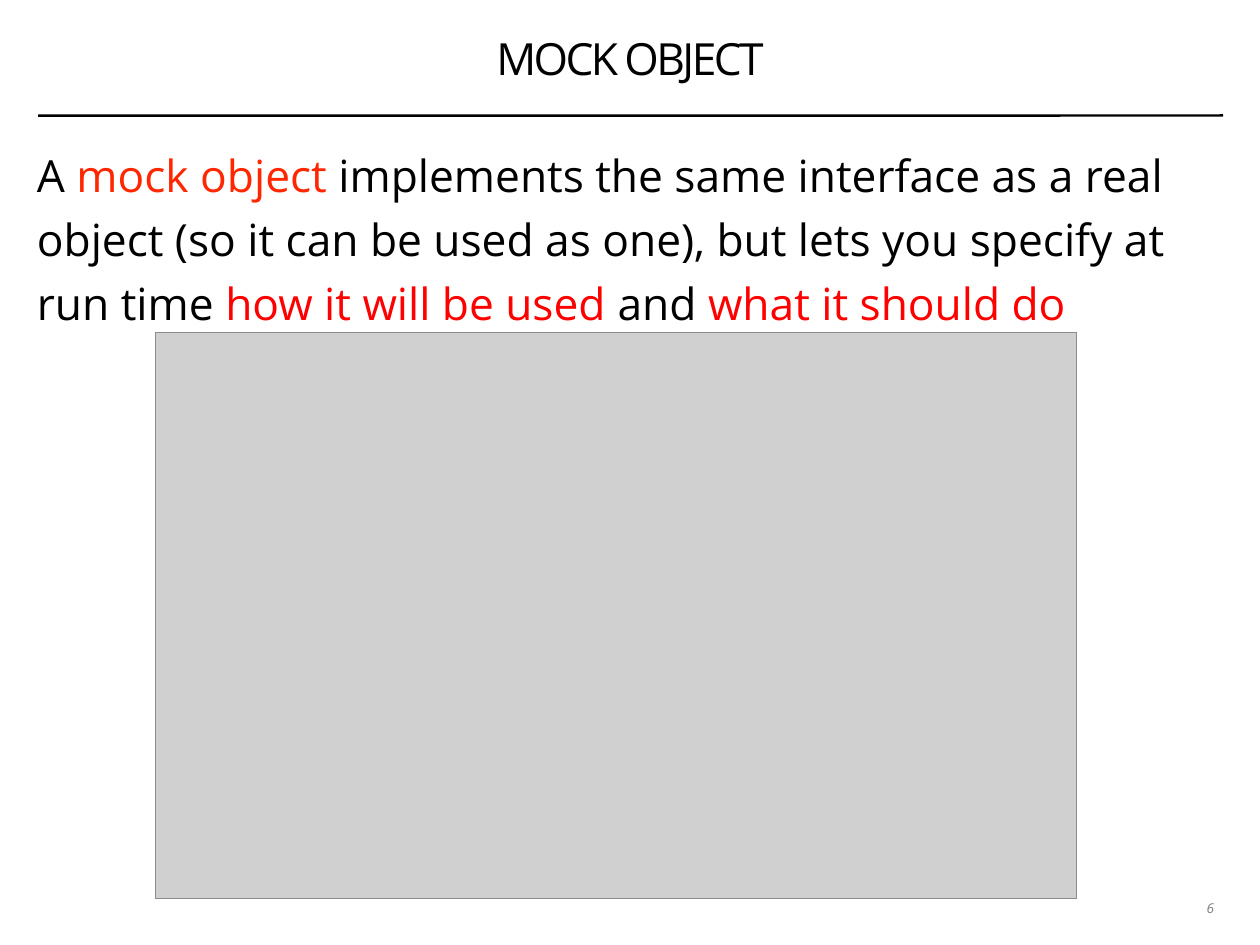
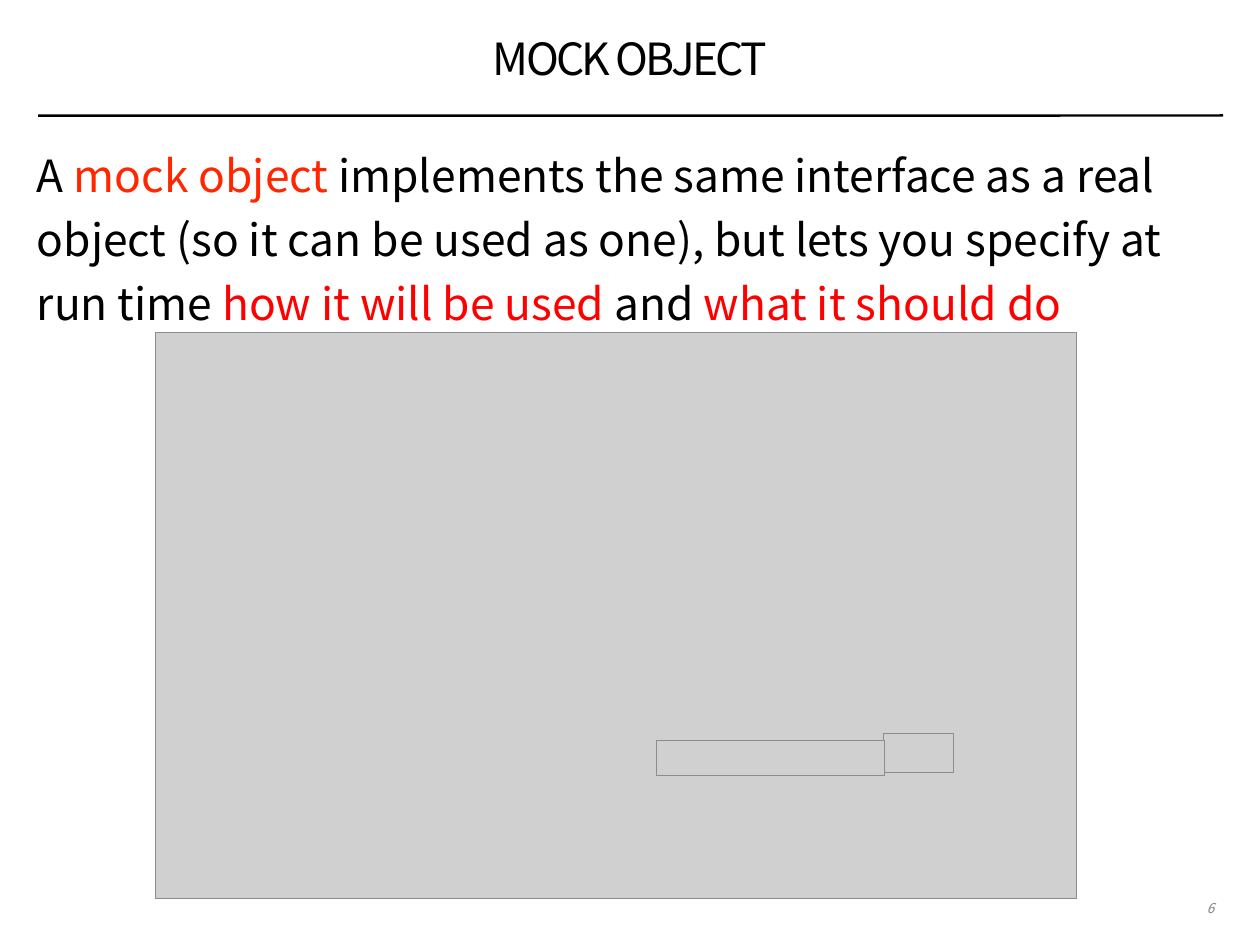
Before and after one commit to coney/cpp-unit-testing, a slide deck: slide 6 of .slides/02-stubs-and-mocks.pptx. Drawn at 1260x945 pixels with LibreOffice and Linux fonts; fonts in the diff are those of the drawing; grey boxes stand for pictures. Boxes give left, top, right and bottom in pixels: in the first picture for what was removed or moved away, otherwise in the second. Text is boxed around its words. In the diff, an @@ line names an element or a change of style, - is before the commit and + after.

```diff
--- a/.slides/02-stubs-and-mocks.pptx
+++ b/.slides/02-stubs-and-mocks.pptx
@@ picture added at (x1=657, y1=741, x2=884, y2=776) @@
@@ picture added at (x1=883, y1=734, x2=953, y2=774) @@
@@ font Open Sans to Noto Sans CJK SC in 3 elements at (x1=493, y1=42, x2=767, y2=76), (x1=37, y1=156, x2=1161, y2=321), (x1=1207, y1=903, x2=1215, y2=913) @@
```
Also in this commit, not shown: 15 other slides changed.
